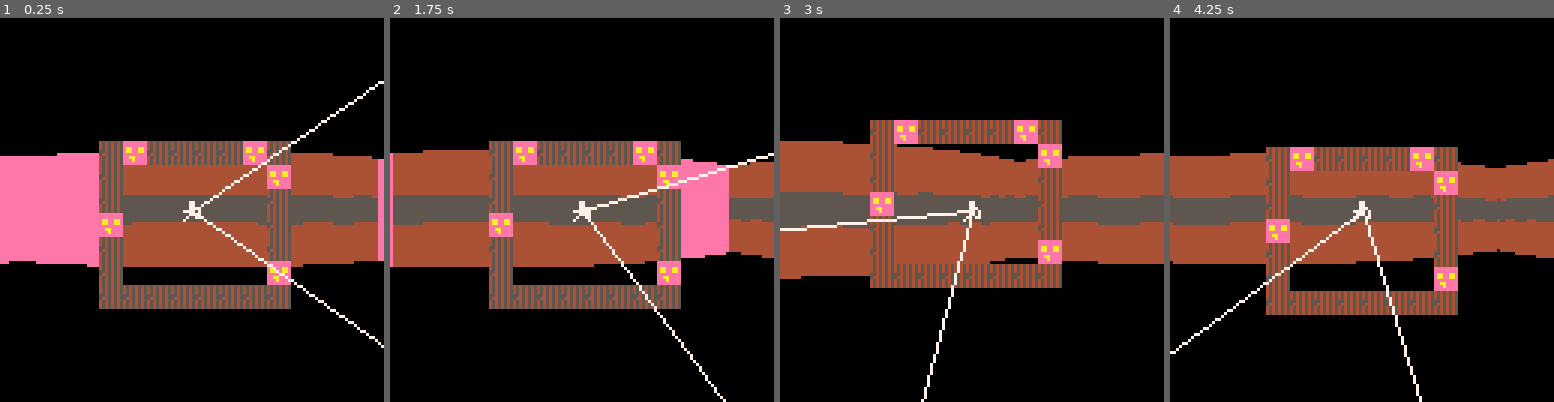
Above: before the commit, frames 1-4 (left to right).
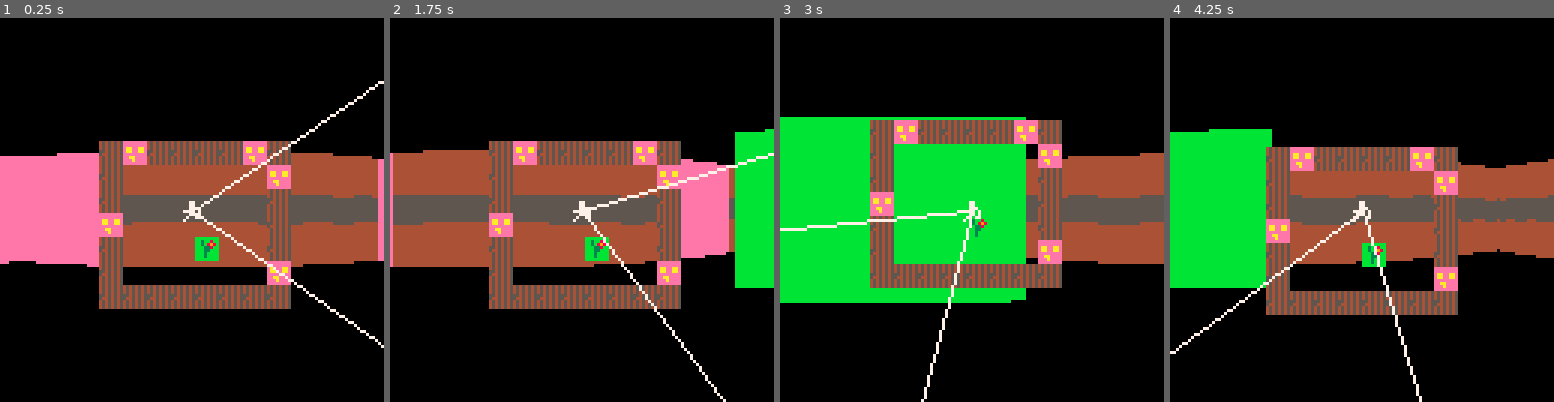
Above: after the commit, the same moments.

Repository: RicoP/picowiese
Game: PICO-8 cartridge wolf.p8
The game is run twice, just before and just after one commit, with the same random seed, the same clock (stepped at 60 frames per second) and the same inputs.
Inputs:
- Up to frame 1 (0.25 s): no input
- Up to frame 2 (1.75 s): hold Right from 1.6 s (still down)
- Up to frame 3 (3 s): release Right at 2.1 s; hold Up 2.15-2.42 s; hold Right from 2.47 s (still down)
- Up to frame 4 (4.25 s): release Right at 3.03 s; hold Left 3.08-3.58 s; hold Down 3.63-3.97 s; hold Right from 4.02 s (still down)

The runs differ from the first frame. In frame 1, 0.4% of the frame differs, in the area x 50-58%, y 57-64%; in frame 2, 4.4%; in frame 3, 23%, in the area x 0-65%, y 25-75%; in frame 4, 11%.

Commit message:
add tile

Diff:
--- a/wolf.p8
+++ b/wolf.p8
@@ -85,14 +85,14 @@
 
 
 __gfx__
-0000000000000000eeeeeeee45454545000000000000000000000000000000000000000000000000000000000000000000000000000000000000000000000000
-0000000000077000eeeeeeee45454545000000000000000000000000000000000000000000000000000000000000000000000000000000000000000000000000
-0070070000077000eaaeeaae45454545000000000000000000000000000000000000000000000000000000000000000000000000000000000000000000000000
-0007700000077700eaaeeaae55454545000000000000000000000000000000000000000000000000000000000000000000000000000000000000000000000000
-0007700007777070eeeeeeee54454545000000000000000000000000000000000000000000000000000000000000000000000000000000000000000000000000
-0070070000077070eeaaeeee45454545000000000000000000000000000000000000000000000000000000000000000000000000000000000000000000000000
-0000000000700770eeeaeeee45454545000000000000000000000000000000000000000000000000000000000000000000000000000000000000000000000000
-0000000007000000eeeeeeee45454545000000000000000000000000000000000000000000000000000000000000000000000000000000000000000000000000
+0000000000000000eeeeeeee45454545bbbbbbbb0000000000000000000000000000000000000000000000000000000000000000000000000000000000000000
+0000000000077000eeeeeeee45454545bb3bb8bb0000000000000000000000000000000000000000000000000000000000000000000000000000000000000000
+0070070000077000eaaeeaae45454545bb3b898b0000000000000000000000000000000000000000000000000000000000000000000000000000000000000000
+0007700000077700eaaeeaae55454545bbb338bb0000000000000000000000000000000000000000000000000000000000000000000000000000000000000000
+0007700007777070eeeeeeee54454545bbb33bbb0000000000000000000000000000000000000000000000000000000000000000000000000000000000000000
+0070070000077070eeaaeeee45454545bbb3bbbb0000000000000000000000000000000000000000000000000000000000000000000000000000000000000000
+0000000000700770eeeaeeee45454545bbb3bbbb0000000000000000000000000000000000000000000000000000000000000000000000000000000000000000
+0000000007000000eeeeeeee45454545bbbbbbbb0000000000000000000000000000000000000000000000000000000000000000000000000000000000000000
 __map__
 0000000000000000000000000000000000000000000000000000000000000000000000000000000000000000000000000000000000000000000000000000000000000000000000000000000000000000000000000000000000000000000000000000000000000000000000000000000000000000000000000000000000000000
 0000000000000000000000000000000000000000000000000000000000000000000000000000000000000000000000000000000000000000000000000000000000000000000000000000000000000000000000000000000000000000000000000000000000000000000000000000000000000000000000000000000000000000
@@ -103,6 +103,6 @@
 0000000003000000000000020000000000000000000000000000000000000000000000000000000000000000000000000000000000000000000000000000000000000000000000000000000000000000000000000000000000000000000000000000000000000000000000000000000000000000000000000000000000000000
 0000000003000000000000030000000000000000000000000000000000000000000000000000000000000000000000000000000000000000000000000000000000000000000000000000000000000000000000000000000000000000000000000000000000000000000000000000000000000000000000000000000000000000
 0000000002000000000000030000000000000000000000000000000000000000000000000000000000000000000000000000000000000000000000000000000000000000000000000000000000000000000000000000000000000000000000000000000000000000000000000000000000000000000000000000000000000000
-0000000003000000000000030000000000000000000000000000000000000000000000000000000000000000000000000000000000000000000000000000000000000000000000000000000000000000000000000000000000000000000000000000000000000000000000000000000000000000000000000000000000000000
+0000000003000000040000030000000000000000000000000000000000000000000000000000000000000000000000000000000000000000000000000000000000000000000000000000000000000000000000000000000000000000000000000000000000000000000000000000000000000000000000000000000000000000
 0000000003000000000000020000000000000000000000000000000000000000000000000000000000000000000000000000000000000000000000000000000000000000000000000000000000000000000000000000000000000000000000000000000000000000000000000000000000000000000000000000000000000000
 0000000003030303030303030000000000000000000000000000000000000000000000000000000000000000000000000000000000000000000000000000000000000000000000000000000000000000000000000000000000000000000000000000000000000000000000000000000000000000000000000000000000000000
